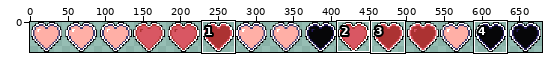
Sprite sheet, stored at data/objects/animated/hearts-obj.png. The picture above shows the old version from afar; the outline marks the close-up.
Close-up. Before the edit:
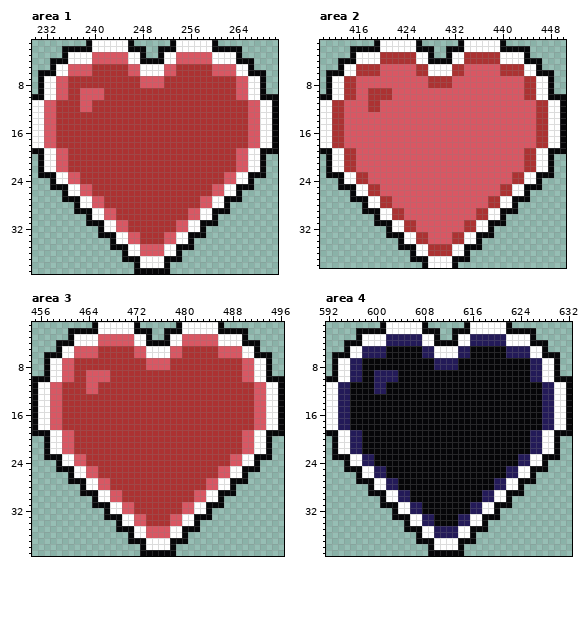
The file is 680x40 pixels. Shown: area 1: x 230..270, y 1..39; area 2: x 410..450, y 1..38; area 3: x 455..496, y 1..39; area 4: x 592..632, y 1..39. The commit also changed other parts of the picture, which this record leaves out.
The result:
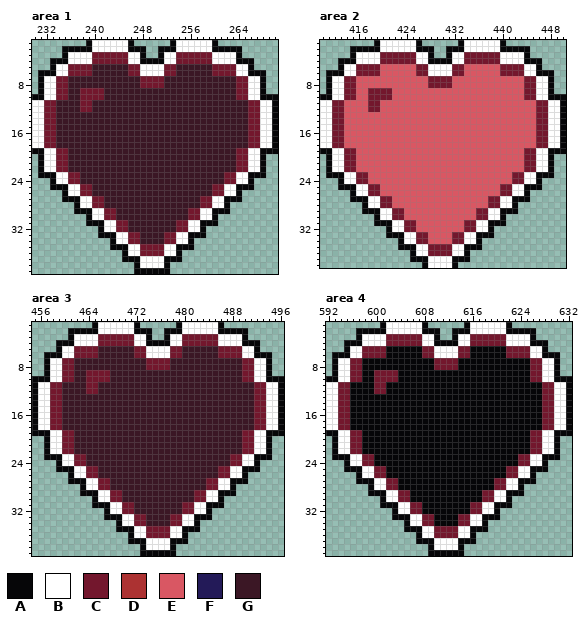
Palette (. is transparent): A #060608  B #ffffff  C #73172d  D #ac3232  E #d95763  F #231a58  G #3b1725
Edits made:
Changed rows in their new state; - is an unchanged pixel.
Area 1:
first column x 232:
 3 --------CCCCCC--------CCCCCC--------
 4 --------CCCCCC--------CCCCCC--------
 5 ----CCCCGGGGGGCC----CCGGGGGGCCCC----
 6 ----CCCCGGGGGGCC----CCGGGGGGCCCC----
 7 --CCGGGGGGGGGGGGCCCCGGGGGGGGGGGGCC--
 8 --CCGGGGGGGGGGGGCCCCGGGGGGGGGGGGCC--
 9 --CCGGCCCCGGGGGGGGGGGGGGGGGGGGGGCC--
10 --CCGGCCCCGGGGGGGGGGGGGGGGGGGGGGCC--
11 CCGGGGCCGGGGGGGGGGGGGGGGGGGGGGGGGGCC
12 CCGGGGCCGGGGGGGGGGGGGGGGGGGGGGGGGGCC
13 CCGGGGGGGGGGGGGGGGGGGGGGGGGGGGGGGGCC
14 CCGGGGGGGGGGGGGGGGGGGGGGGGGGGGGGGGCC
15 CCGGGGGGGGGGGGGGGGGGGGGGGGGGGGGGGGCC
16 CCGGGGGGGGGGGGGGGGGGGGGGGGGGGGGGGGCC
17 CCGGGGGGGGGGGGGGGGGGGGGGGGGGGGGGGGCC
18 CCGGGGGGGGGGGGGGGGGGGGGGGGGGGGGGGGCC
19 --CCGGGGGGGGGGGGGGGGGGGGGGGGGGGGCC--
20 --CCGGGGGGGGGGGGGGGGGGGGGGGGGGGGCC--
21 --CCGGGGGGGGGGGGGGGGGGGGGGGGGGGGCC--
22 --CCGGGGGGGGGGGGGGGGGGGGGGGGGGGGCC--
23 ----CCGGGGGGGGGGGGGGGGGGGGGGGGCC----
24 ----CCGGGGGGGGGGGGGGGGGGGGGGGGCC----
25 ------CCGGGGGGGGGGGGGGGGGGGGCC------
26 ------CCGGGGGGGGGGGGGGGGGGGGCC------
27 --------CCGGGGGGGGGGGGGGGGCC--------
28 --------CCGGGGGGGGGGGGGGGGCC--------
29 ----------CCGGGGGGGGGGGGCC----------
30 ----------CCGGGGGGGGGGGGCC----------
31 ------------CCGGGGGGGGCC------------
32 ------------CCGGGGGGGGCC------------
33 --------------CCGGGGCC--------------
34 --------------CCGGGGCC--------------
35 ----------------CCCC----------------
36 ----------------CCCC----------------
Area 2:
first column x 412:
 3 --------CCCCCC--------CCCCCC--------
 4 --------CCCCCC--------CCCCCC--------
 5 ----CCCC------CC----CC------CCCC----
 6 ----CCCC------CC----CC------CCCC----
 7 --CC------------CCCC------------CC--
 8 --CC------------CCCC------------CC--
 9 --CC--CCCC----------------------CC--
10 --CC--CCCC----------------------CC--
11 CC----CC--------------------------CC
12 CC----CC--------------------------CC
13 CC--------------------------------CC
14 CC--------------------------------CC
15 CC--------------------------------CC
16 CC--------------------------------CC
17 CC--------------------------------CC
18 CC--------------------------------CC
19 --CC----------------------------CC--
20 --CC----------------------------CC--
21 --CC----------------------------CC--
22 --CC----------------------------CC--
23 ----CC------------------------CC----
24 ----CC------------------------CC----
25 ------CC--------------------CC------
26 ------CC--------------------CC------
27 --------CC----------------CC--------
28 --------CC----------------CC--------
29 ----------CC------------CC----------
30 ----------CC------------CC----------
31 ------------CC--------CC------------
32 ------------CC--------CC------------
33 --------------CC----CC--------------
34 --------------CC----CC--------------
35 ----------------CCCC----------------
36 ----------------CCCC----------------
Area 3:
first column x 458:
 3 --------CCCCCC--------CCCCCC--------
 4 --------CCCCCC--------CCCCCC--------
 5 ----CCCCGGGGGGCC----CCGGGGGGCCCC----
 6 ----CCCCGGGGGGCC----CCGGGGGGCCCC----
 7 --CCGGGGGGGGGGGGCCCCGGGGGGGGGGGGCC--
 8 --CCGGGGGGGGGGGGCCCCGGGGGGGGGGGGCC--
 9 --CCGGCCCCGGGGGGGGGGGGGGGGGGGGGGCC--
10 --CCGGCCCCGGGGGGGGGGGGGGGGGGGGGGCC--
11 CCGGGGCCGGGGGGGGGGGGGGGGGGGGGGGGGGCC
12 CCGGGGCCGGGGGGGGGGGGGGGGGGGGGGGGGGCC
13 CCGGGGGGGGGGGGGGGGGGGGGGGGGGGGGGGGCC
14 CCGGGGGGGGGGGGGGGGGGGGGGGGGGGGGGGGCC
15 CCGGGGGGGGGGGGGGGGGGGGGGGGGGGGGGGGCC
16 CCGGGGGGGGGGGGGGGGGGGGGGGGGGGGGGGGCC
17 CCGGGGGGGGGGGGGGGGGGGGGGGGGGGGGGGGCC
18 CCGGGGGGGGGGGGGGGGGGGGGGGGGGGGGGGGCC
19 --CCGGGGGGGGGGGGGGGGGGGGGGGGGGGGCC--
20 --CCGGGGGGGGGGGGGGGGGGGGGGGGGGGGCC--
21 --CCGGGGGGGGGGGGGGGGGGGGGGGGGGGGCC--
22 --CCGGGGGGGGGGGGGGGGGGGGGGGGGGGGCC--
23 ----CCGGGGGGGGGGGGGGGGGGGGGGGGCC----
24 ----CCGGGGGGGGGGGGGGGGGGGGGGGGCC----
25 ------CCGGGGGGGGGGGGGGGGGGGGCC------
26 ------CCGGGGGGGGGGGGGGGGGGGGCC------
27 --------CCGGGGGGGGGGGGGGGGCC--------
28 --------CCGGGGGGGGGGGGGGGGCC--------
29 ----------CCGGGGGGGGGGGGCC----------
30 ----------CCGGGGGGGGGGGGCC----------
31 ------------CCGGGGGGGGCC------------
32 ------------CCGGGGGGGGCC------------
33 --------------CCGGGGCC--------------
34 --------------CCGGGGCC--------------
35 ----------------CCCC----------------
36 ----------------CCCC----------------
Area 4:
first column x 594:
 3 --------CCCCCC--------CCCCCC--------
 4 --------CCCCCC--------CCCCCC--------
 5 ----CCCC------CC----CC------CCCC----
 6 ----CCCC------CC----CC------CCCC----
 7 --CC------------CCCC------------CC--
 8 --CC------------CCCC------------CC--
 9 --CC--CCCC----------------------CC--
10 --CC--CCCC----------------------CC--
11 CC----CC--------------------------CC
12 CC----CC--------------------------CC
13 CC--------------------------------CC
14 CC--------------------------------CC
15 CC--------------------------------CC
16 CC--------------------------------CC
17 CC--------------------------------CC
18 CC--------------------------------CC
19 --CC----------------------------CC--
20 --CC----------------------------CC--
21 --CC----------------------------CC--
22 --CC----------------------------CC--
23 ----CC------------------------CC----
24 ----CC------------------------CC----
25 ------CC--------------------CC------
26 ------CC--------------------CC------
27 --------CC----------------CC--------
28 --------CC----------------CC--------
29 ----------CC------------CC----------
30 ----------CC------------CC----------
31 ------------CC--------CC------------
32 ------------CC--------CC------------
33 --------------CC----CC--------------
34 --------------CC----CC--------------
35 ----------------CCCC----------------
36 ----------------CCCC----------------
Where, in picture pixels (left, top, right, bottom), the same in both close-ups:
changed: (44, 52, 260, 256)
changed: (332, 52, 548, 256)
changed: (50, 334, 266, 538)
changed: (338, 334, 554, 538)
